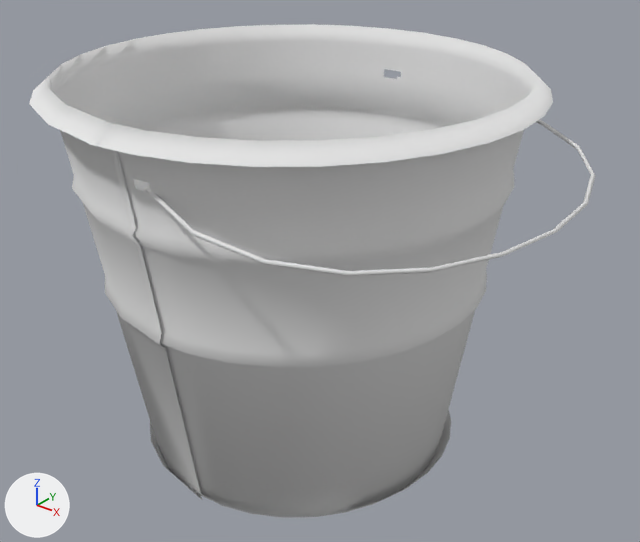
Before and after pictures for a commit that changed the Blender file Assets/Models/EIMER.blend.
One viewpoint serves both versions: a camera (50 mm lens) standing at (2.59, -1.83, 3.04) and looking at (0.12, 1.26, 1.12). Lighting does not change. The marker at lower left points along +X, +Y and +Z.

The older version as bpy lines, for what is in view:
```python
me_circle = bpy.data.meshes.new('Circle')
me_circle.from_pydata(...)  # 496 vertices, 447 faces; spans x -1.16..1.16, y -1.16..1.16, z -1.94..0.0
me_circle.polygons.foreach_set('use_smooth', [True] * 447)
me_circle.materials.append(mat_material_004)  # its picture is missing
cu_beziercurve = bpy.data.curves.new('BezierCurve', 'CURVE')
cu_beziercurve.dimensions = '3D'
_sp = cu_beziercurve.splines.new('BEZIER'); _sp.bezier_points.add(1)
_sp.bezier_points.foreach_set('co', [-0.533, 1.927, 0.486, -0.278, -0.13, 0.492])
_sp.bezier_points.foreach_set('handle_left', [-1.388, 1.679, 0.572, 1.063, -0.727, 0.179])
_sp.bezier_points.foreach_set('handle_right', [1.653, 2.562, 0.267, -0.841, 0.12, 0.622])
for _p, _l, _r in zip(_sp.bezier_points, ['ALIGNED', 'ALIGNED'], ['ALIGNED', 'ALIGNED']): _p.handle_left_type = _l; _p.handle_right_type = _r
_sp.order_u = 0
_sp.order_v = 0
cu_beziercurve.use_path = True
cu_beziercurve.use_path_clamp = True
cu_beziercurve.bevel_resolution = 0
cu_beziercurve.bevel_depth = 0.011
cu_beziercurve.fill_mode = 'FULL'
ob_beziercurve = bpy.data.objects.new('BezierCurve', cu_beziercurve)
ob_beziercurve.location = (0.378, 0.368, 1.356)
ob_circle = bpy.data.objects.new('Circle', me_circle)
ob_circle.location = (-0.026, 1.249, 2.104)
```
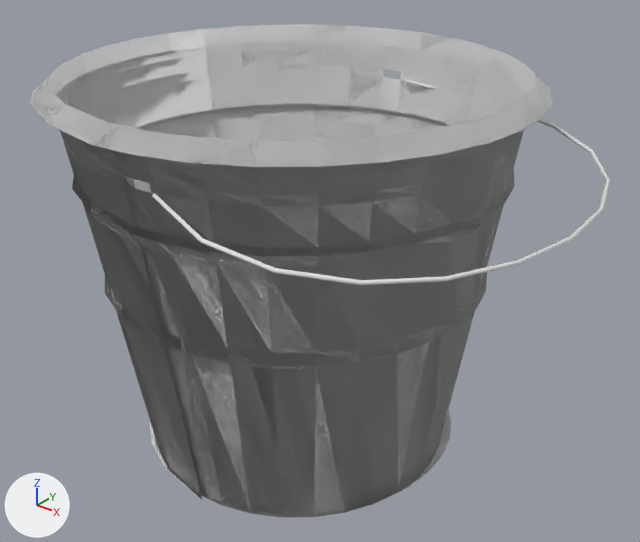
The newer file is also turned or shifted as a whole; pictures and numbers use the older file's frame.

Where the change shows, as pixel boxes [x1, y1, x2, y2] in the pictures (640 x 542 px):
'BezierCurve', reshaped
    before: [145, 77, 595, 276]
    after: [152, 79, 611, 286]
part 1 of me_circle, added
    after: [29, 24, 553, 517]

Patch to the scene script:
```diff
--- a/Assets/Models/EIMER.blend.py
+++ b/Assets/Models/EIMER.blend.py
@@ me_circle @@
 # used by ob_circle; location = (-0.026, 1.249, 2.104)
-me_circle.from_pydata(...)  # 496 vertices, 447 faces; spans x -1.16..1.16, y -1.16..1.16, z -1.94..0.0
+me_circle.from_pydata(...)  # 4832 vertices, 4833 faces; spans x -1.16..1.16, y -1.16..1.16, z -1.94..0.0
+# me_circle part 1: 4336 vertices added at x -1.16..1.16, y -1.16..1.16, z -1.94..0.0
 me_circle.materials.append(mat_material_004)
@@ me_mesh @@
+me_mesh.from_pydata(...)  # 52 vertices, 48 faces; spans x -0.45..1.01, y -0.26..1.98, z 0.29..0.51
+me_mesh.polygons.foreach_set('use_smooth', [True] * 48)
@@ ob_beziercurve @@
-ob_beziercurve = bpy.data.objects.new('BezierCurve', cu_beziercurve)
+ob_beziercurve = bpy.data.objects.new('BezierCurve', me_mesh)
 ob_beziercurve.location = (0.378, 0.368, 1.356)
```
